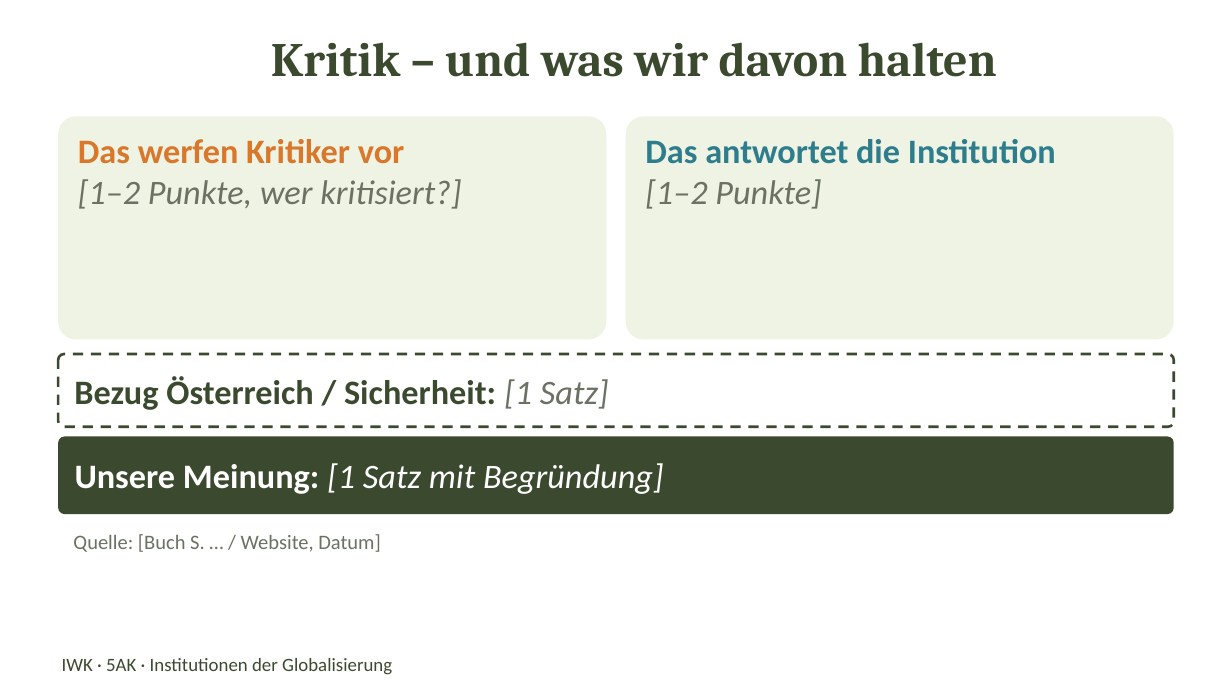
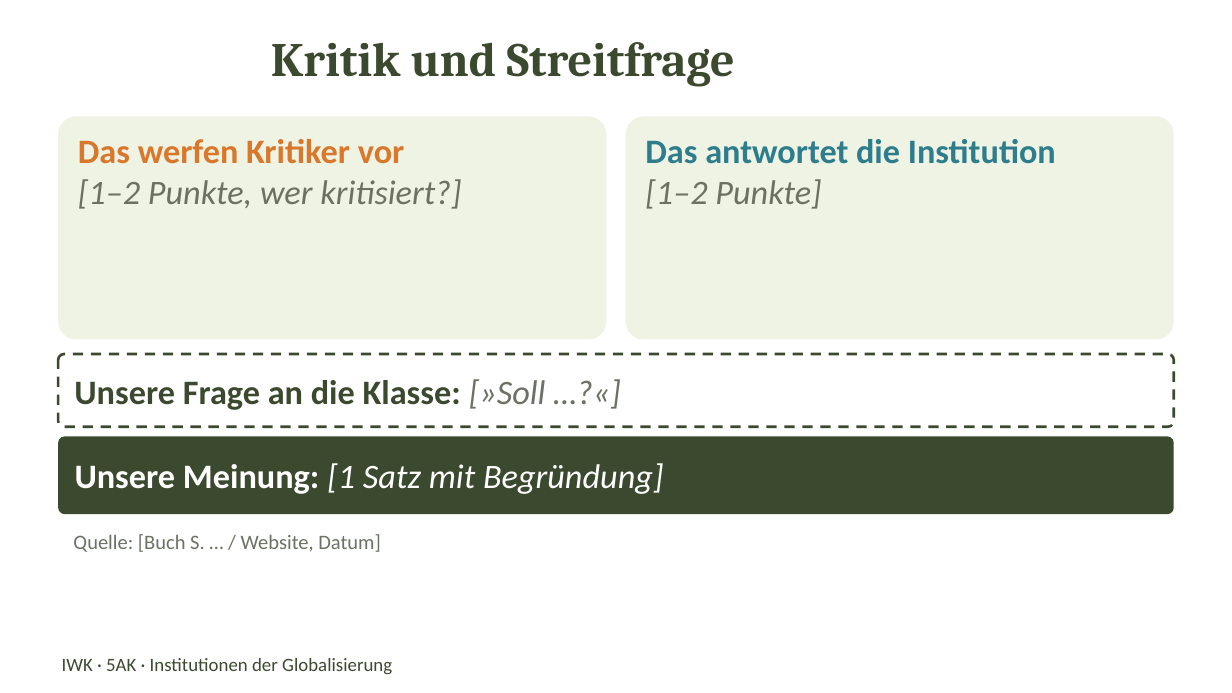
Before and after one commit to stephanholzer12/unterricht, a slide deck: slide 4 of 5ak-iwk/k2-2-institutionen/Folienvorlage-Gruppen.pptx. Drawn at 1232x693 pixels with LibreOffice and Linux fonts; fonts in the diff are those of the drawing; background and template pictures are left out. Boxes give left, top, right and bottom in pixels: in the first picture for what was removed or moved away, otherwise in the second. Text is boxed around its words. In the diff, an @@ line names an element or a change of style, - is before the commit and + after.

```diff
--- a/5ak-iwk/k2-2-institutionen/Folienvorlage-Gruppen.pptx
+++ b/5ak-iwk/k2-2-institutionen/Folienvorlage-Gruppen.pptx
@@ title at (271,42,735,86): text changed @@
-Kritik – und was wir davon halten
+Kritik und Streitfrage
@@ text in rounded rectangle at (74,379,546,410): text changed @@
-Bezug Österreich / Sicherheit: [1 Satz]
+Unsere Frage an die Klasse: [»Soll …?«]
```
Also in this commit, not shown: 2 other slides changed, 7 other files.
